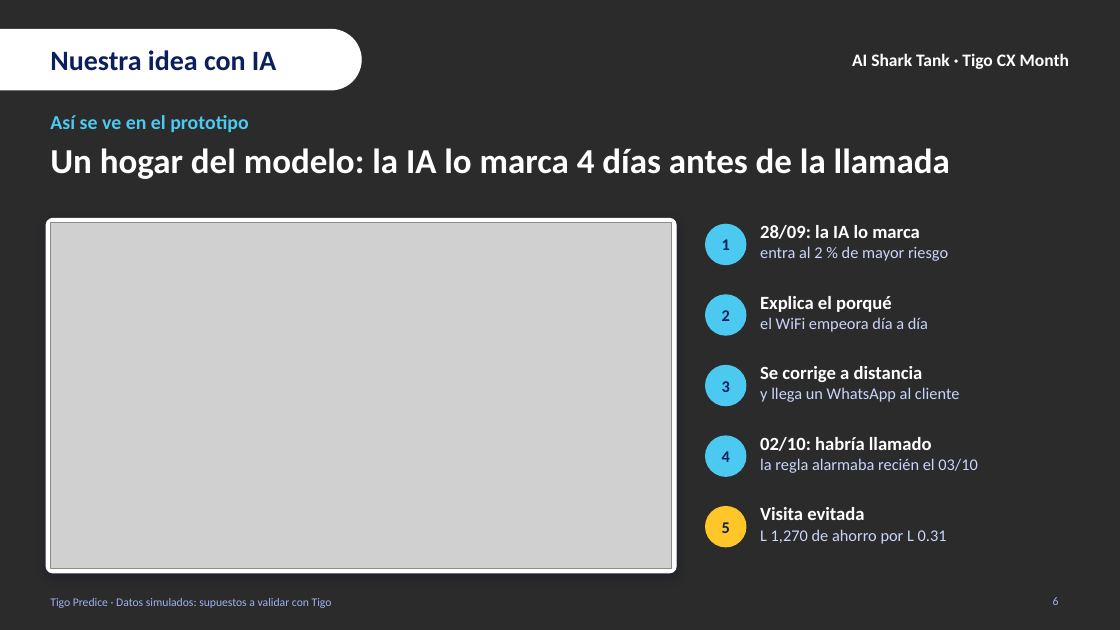
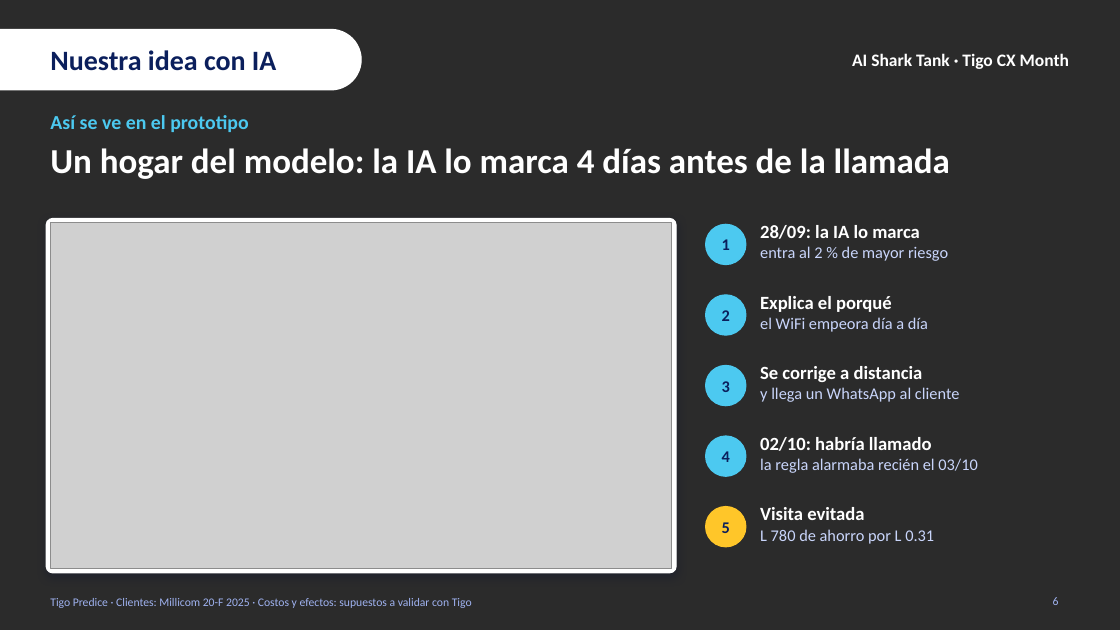
Before and after one commit to userf8a2c4/Tigo_Predice, a slide deck: slide 6 of 1_Presentacion/AI_Shark_Tank_Tigo_Predice.pptx. Drawn at 1120x630 pixels with LibreOffice and Linux fonts; fonts in the diff are those of the drawing; grey boxes stand for pictures; background and template pictures are left out; a plain dark background stands for a picture behind light text. Boxes give left, top, right and bottom in pixels: in the first picture for what was removed or moved away, otherwise in the second. Text is boxed around its words. In the diff, an @@ line names an element or a change of style, - is before the commit and + after.

```diff
--- a/1_Presentacion/AI_Shark_Tank_Tigo_Predice.pptx
+++ b/1_Presentacion/AI_Shark_Tank_Tigo_Predice.pptx
@@ text at (760,529,934,544): text changed @@
-L 1,270 de ahorro por L 0.31
+L 780 de ahorro por L 0.31
@@ text at (50,598,472,608): text changed @@
-Tigo Predice · Datos simulados: supuestos a validar con Tigo
+Tigo Predice · Clientes: Millicom 20-F 2025 · Costos y efectos: supuestos a validar con Tigo
```
Also in this commit, not shown: 9 other slides changed, 58 other files.
